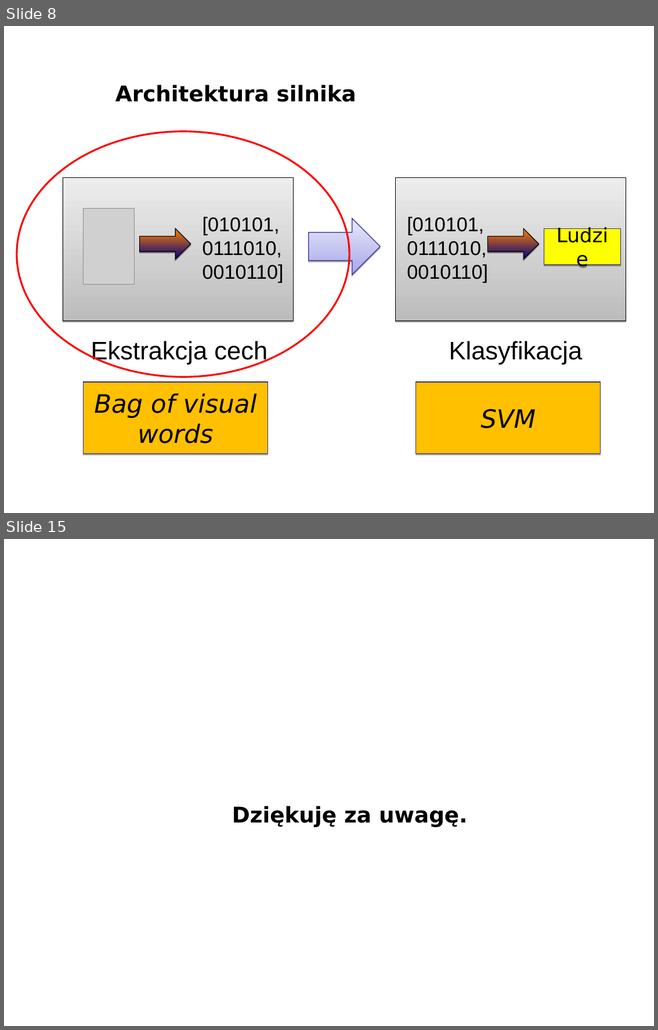
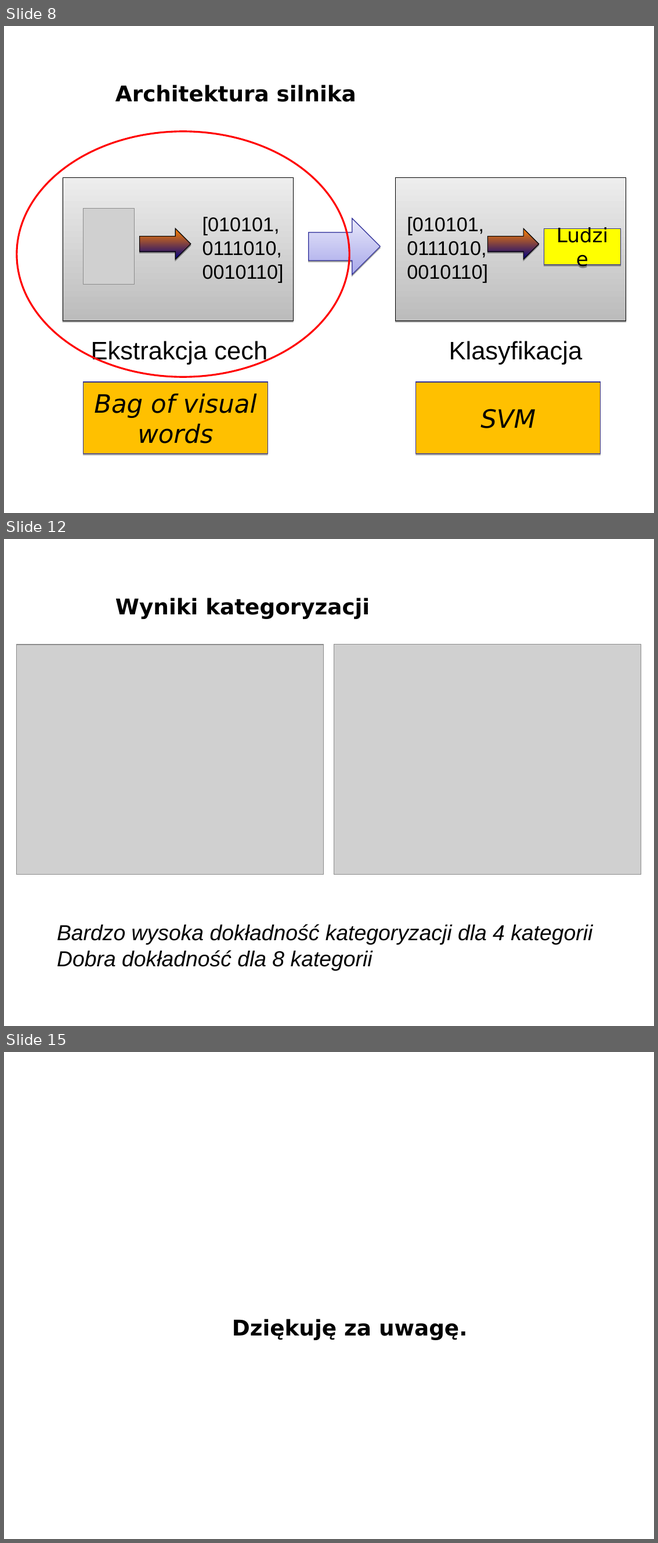
Before and after one commit to michalcichon/praca-magisterska, a slide deck: presentation/prezentacja-obrona.ppt. Shown one above the other, each under a label of ours: slides 8 and 15 before the commit, slides 8, 12 and 15 after it; the slides between them are not shown. The pictures are 658x1030 and 658x1543 pixels, drawn with LibreOffice and Linux fonts; fonts in the diff are those of the drawing; grey boxes stand for pictures; background and template pictures are left out. Boxes give left, top, right and bottom in pixels: in the first picture for what was removed or moved away, otherwise in the second. Text is boxed around its words. In the diff, an @@ line names an element or a change of style, - is before the commit and + after.

```diff
--- a/presentation/prezentacja-obrona.ppt
+++ b/presentation/prezentacja-obrona.ppt
@@ slide 12 added at (4, 539, 654, 1026), background picture (left out) @@
@@ title added at (115, 598, 369, 619), 24 pt, text #000000, bold @@
+Wyniki kategoryzacji
@@ picture added at (17, 645, 324, 875) @@
@@ picture added at (334, 644, 641, 874) @@
@@ text added at (57, 924, 592, 971), 24 pt, text #000000, italic @@
+Bardzo wysoka dokładność kategoryzacji dla 4 kategorii
+Dobra dokładność dla 8 kategorii
```
Also in this commit, not shown: 4 slides changed, 1 other slide added, 2 slides removed.
